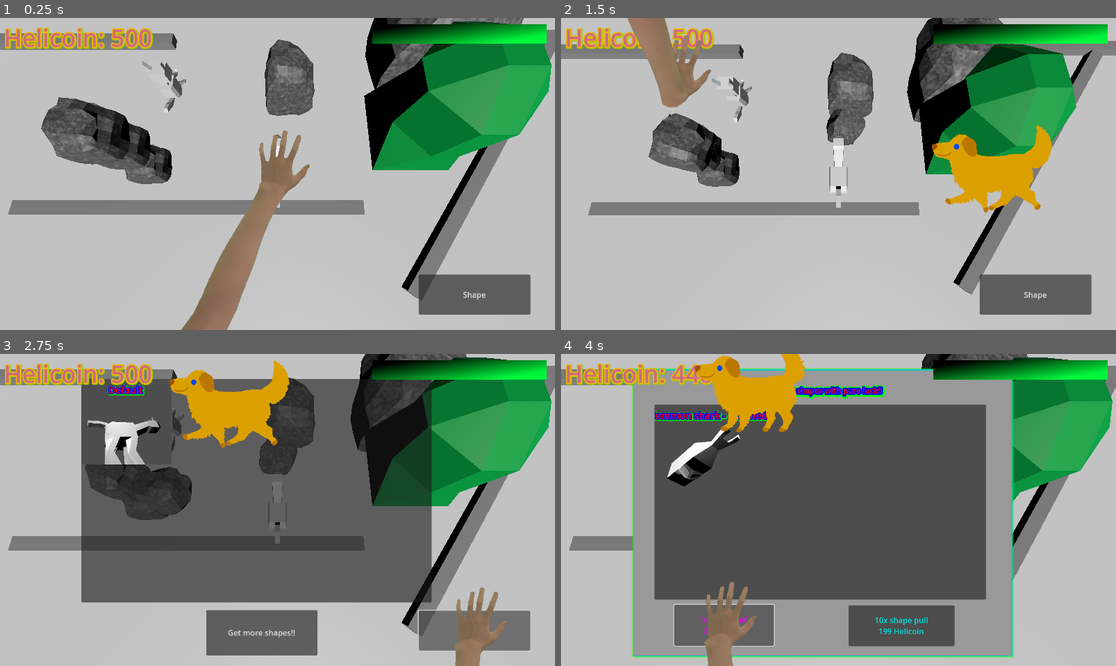
Above: before the commit, frames 1-4 (two rows, left to right).
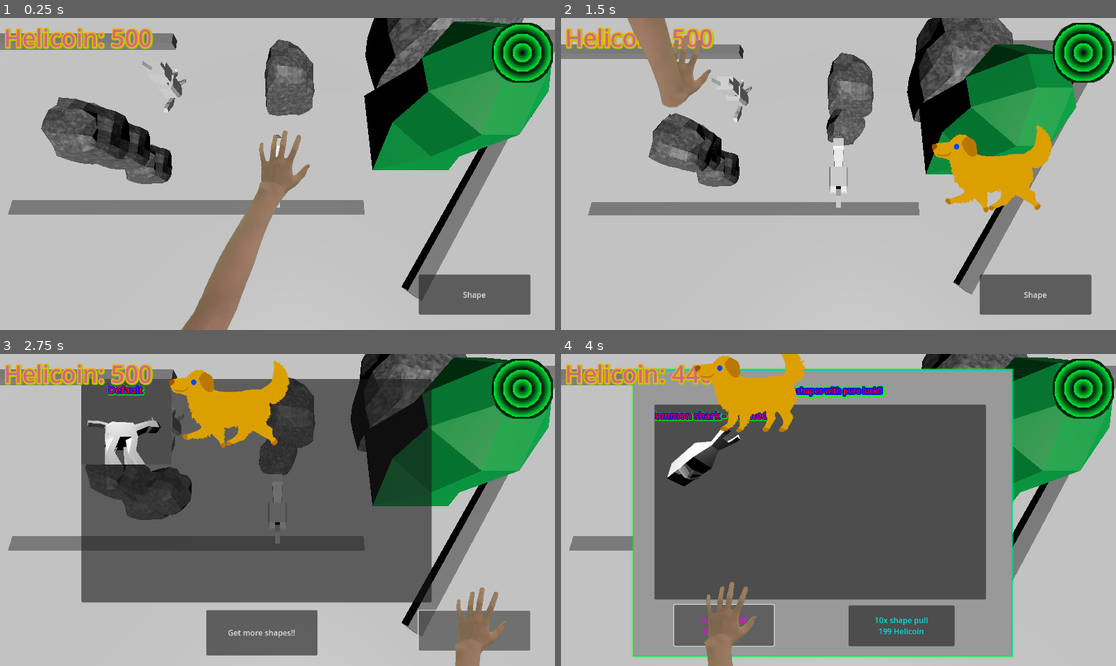
Above: after the commit, the same moments.

Repository: JAco9307/ShapeEscape
Game: Godot game, scene res://Main.tscn
The game is run twice, just before and just after one commit, with the same random seed, the same clock (stepped at 60 frames per second) and the same inputs.
Inputs:
- Up to frame 1 (0.25 s): no input
- Up to frame 2 (1.5 s): click "Shape" at 0.5 s; click "Default" at 1.25 s
- Up to frame 3 (2.75 s): click "Shape" at 2 s
- Up to frame 4 (4 s): click "Get more shapes!!" at 2.75 s; click "1x shape pull 20 Helicoin" at 3.5 s

The runs differ from the first frame. In frame 1, 3.0% of the frame differs, in the area x 67-100%, y 1-21%; in frame 2, 3.1%; in frame 3, 3.0%; in frame 4, 3.0%.

Commit message:
Made hpbar round

Diff:
--- a/UI/MainUI.tscn
+++ b/UI/MainUI.tscn
@@ -1,10 +1,11 @@
-[gd_scene load_steps=24 format=3 uid="uid://c2qnrd7mneksy"]
+[gd_scene load_steps=25 format=3 uid="uid://c2qnrd7mneksy"]
 
 [ext_resource type="Script" uid="uid://dhy3kcnievdpq" path="res://UI/MainUI.gd" id="1_xv1u1"]
 [ext_resource type="Script" uid="uid://14odr4cov1sm" path="res://UI/ShapeSelectUI.gd" id="2_wwh41"]
 [ext_resource type="Script" uid="uid://ckv3v1nabgbb3" path="res://UI/MOney.gd" id="3_wa2eh"]
 [ext_resource type="Theme" uid="uid://bool5gjv6pje3" path="res://UI/generaltheme.tres" id="8_uqb74"]
 [ext_resource type="Script" uid="uid://7mcyg3ijl6bn" path="res://UI/Gacha/gacha_panel.gd" id="9_ahrf8"]
+[ext_resource type="Texture2D" uid="uid://blkvhq8p7j0pm" path="res://UI/Untitled.png" id="9_lsvm6"]
 [ext_resource type="Texture2D" uid="uid://det83wsqlf7gn" path="res://UI/Gacha/NoMoneyWarn.png" id="10_e10a1"]
 [ext_resource type="Script" uid="uid://bruwpdkd55luk" path="res://UI/Gacha/NoMoneySprite.gd" id="11_i0lr5"]
 [ext_resource type="Script" uid="uid://c878p30wlmycf" path="res://UI/panel_container.gd" id="12_i0lr5"]
@@ -20,8 +21,10 @@
 
 [sub_resource type="GradientTexture2D" id="GradientTexture2D_je4cx"]
 gradient = SubResource("Gradient_r3ckc")
-fill_from = Vector2(0.208738, 0)
-fill_to = Vector2(1, 0.572816)
+fill = 1
+fill_from = Vector2(0.5, 0.5)
+fill_to = Vector2(0.616505, 0.38835)
+repeat = 1
 
 [sub_resource type="Animation" id="Animation_quk8w"]
 resource_name = "Dogleave"
@@ -255,12 +258,20 @@
 offset_bottom = 626.0
 text = "Get more shapes!!"
 
-[node name="hpbar" type="TextureProgressBar" parent="."]
-offset_left = 773.0
-offset_top = 13.0
-offset_right = 1135.0
-offset_bottom = 53.0
-value = 100.0
+[node name="Polygon2D" type="Polygon2D" parent="."]
+clip_children = 1
+position = Vector2(1017.25, 4.06355)
+scale = Vector2(0.928635, 0.93957)
+texture = ExtResource("9_lsvm6")
+polygon = PackedVector2Array(23.7424, 19.2901, 5.9841, 45.2446, 1.88602, 77.3462, 13.4973, 114.229, 34.6676, 133.284, 75.2386, 146.808, 110.55, 132.533, 128.582, 116.756, 143.608, 85.9516, 142.854, 58.9029, 130.833, 31.8556, 108.293, 11.5701, 75.9868, 1.05165, 48.9395, 6.31085)
+uv = PackedVector2Array(23.7424, 19.2901, 5.9841, 45.2446, 1.88602, 77.3462, 13.4973, 114.229, 34.6676, 133.284, 75.2386, 146.808, 110.55, 132.533, 128.582, 116.756, 143.608, 85.9516, 142.854, 58.9029, 130.833, 31.8556, 108.293, 11.5701, 75.9868, 1.05165, 48.9395, 6.31085)
+
+[node name="hpbar" type="TextureProgressBar" parent="Polygon2D"]
+offset_left = 4.49578
+offset_top = 6.2859
+offset_right = 140.496
+offset_bottom = 139.286
+fill_mode = 4
 nine_patch_stretch = true
 texture_progress = SubResource("GradientTexture2D_je4cx")
 tint_under = Color(1, 0.360783, 0.555143, 1)
@@ -291,7 +302,7 @@
 [node name="AnimatedSprite2D" parent="." instance=ExtResource("15_5ctpo")]
 position = Vector2(345, 404)
 
-[connection signal="dataout" from="." to="hpbar" method="_on_main_ui_dataout"]
+[connection signal="dataout" from="." to="Polygon2D/hpbar" method="_on_main_ui_dataout"]
 [connection signal="dogmunch" from="Label" to="DogMonch" method="_on_label_dogmunch"]
 [connection signal="pressed" from="ShapeButton" to="." method="_on_shape_button_pressed"]
 [connection signal="closed" from="InventoryShape" to="." method="_on_inventory_shape_closed"]
Binary file added: UI/Untitled.png
Not shown, added: UI/Untitled.png.import
